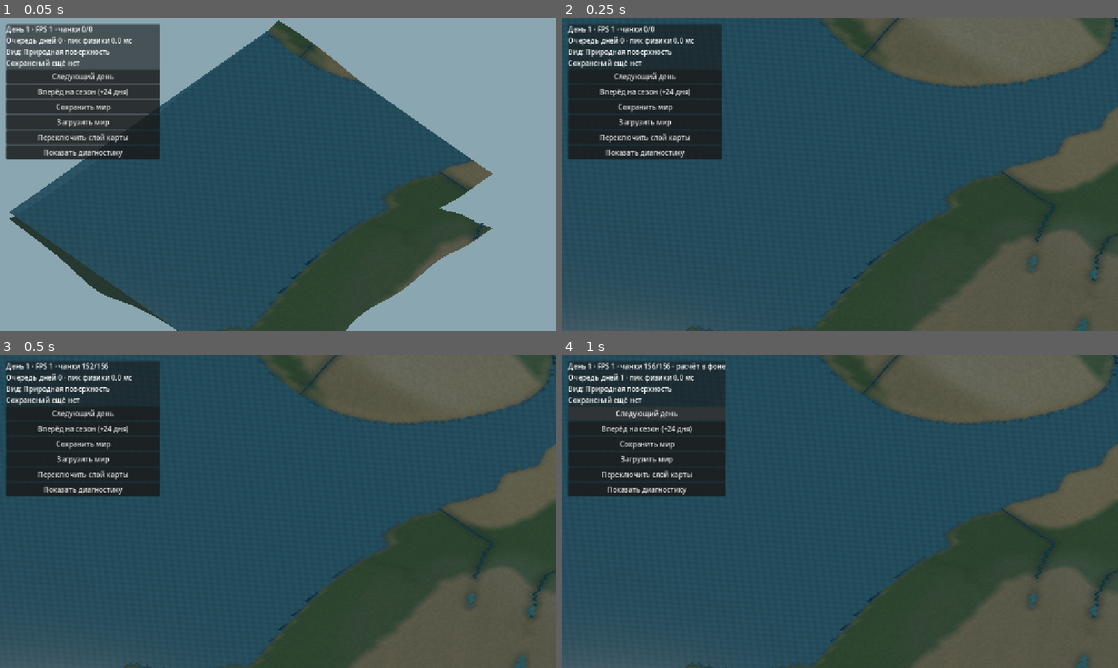
Above: before the commit, frames 1-4 (two rows, left to right).
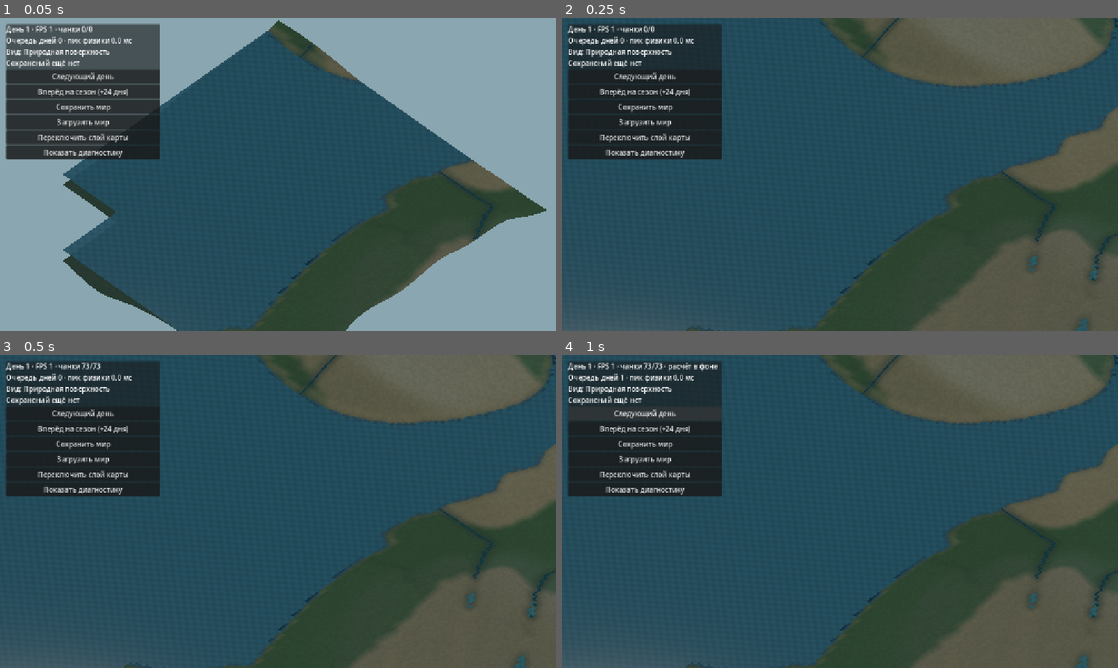
Above: after the commit, the same moments.

Repository: cyrox007/lands-and-ages
Game: Godot game, scene res://scenes/world.tscn
Same seed, same stepped clock (60 frames per second), same inputs: the game is played once before the commit and once after it.
Inputs:
- Up to frame 1 (0.05 s): no input
- Up to frame 2 (0.25 s): no input
- Up to frame 3 (0.5 s): no input
- Up to frame 4 (1 s): click "Следующий день" at 0.5 s

The runs differ from the first frame. In frame 1, 4.2% of the frame differs, in the area x 1-99%, y 49-78%; in frame 2, nothing differs; in frame 3, less than 0.1%; in frame 4, 1.5%.

Commit message:
feat(world): точное отсечение чанков по проекции геометрии камеры

Diff:
--- a/godot/scripts/world.gd
+++ b/godot/scripts/world.gd
@@ -6,6 +6,7 @@
 const WorldMap = preload("res://scripts/world_map.gd")
 const Relief = preload("res://scripts/relief.gd")
 const Chunk = preload("res://scripts/chunk.gd")
+const ChunkVisibility = preload("res://scripts/chunk_visibility.gd")
 const NaturalGroundShader = preload("res://shaders/natural_ground.gdshader")
 const NaturalWaterShader = preload("res://shaders/natural_water.gdshader")
 const Hydrology = preload("res://scripts/hydrology.gd")
@@ -73,6 +74,10 @@
 var _last_chunk_build_us := 0
 var _chunk_rebuilds := 0
 var _chunk_center := Vector2i(-1, -1)
+var _visibility_center := Vector2(-1000000.0, -1000000.0)
+var _chunk_height_bounds := {}
+var _height_bounds_revision := -1
+var _water_bounds_revision := -1
 var _status: Label
 var _summary: Label
 var _debug_details: VBoxContainer
@@ -358,21 +363,96 @@
 	_update_camera()
 	var next_chunk := Vector2i(floori(_center.x / float(_world_model.config.chunk_size)),
 		floori(_center.y / float(_world_model.config.chunk_size)))
-	if next_chunk != _chunk_center:
+	# При точном отсечении новая область может появиться внутри чанка.
+	# Подпуск в расчёте видимости страхует промежутки между обновлениями.
+	if next_chunk != _chunk_center or \
+			_center.distance_squared_to(_visibility_center) >= 1.0:
 		_refresh_visible(false)
+
+
+func _ensure_chunk_bounds_fresh() -> void:
+	var water_revision: int = _hydro.revision if _hydro != null else -1
+	if _height_bounds_revision == _world_model.revision \
+			and _water_bounds_revision == water_revision:
+		return
+	_chunk_height_bounds.clear()
+	_height_bounds_revision = _world_model.revision
+	_water_bounds_revision = water_revision
+
+
+func _chunk_elevation_bounds(coord: Vector2i) -> Vector2:
+	if _chunk_height_bounds.has(coord):
+		return _chunk_height_bounds[coord]
+	var bounds: Rect2i = _world_model.config.chunk_rect(coord)
+	var minimum := INF
+	var maximum := -INF
+	for y in range(bounds.position.y, bounds.end.y + 1):
+		for x in range(bounds.position.x, bounds.end.x + 1):
+			var height: float = _world_model.vertex_at(Vector2i(x, y))
+			minimum = minf(minimum, height)
+			maximum = maxf(maximum, height)
+
+	if _hydro != null:
+		# Русло может перейти в соседнюю клетку, а озеро быть выше дна.
+		# Проверяем и пограничный ряд, чтобы не срезать поверхность воды.
+		for y in range(maxi(0, bounds.position.y - 1),
+				mini(_world_model.config.height, bounds.end.y + 1)):
+			for x in range(maxi(0, bounds.position.x - 1),
+					mini(_world_model.config.width, bounds.end.x + 1)):
+				var index: int = _hydro.cell_index(Vector2i(x, y))
+				if _hydro.has_water(index):
+					var level: float = _hydro.level_at(index)
+					if is_finite(level):
+						minimum = minf(minimum, level)
+						maximum = maxf(maximum, level)
+	var scene_scale: float = _world_model.config.height_scale
+	var elevation := Vector2(minimum * scene_scale - 0.25,
+		maximum * scene_scale + 0.25)
+	_chunk_height_bounds[coord] = elevation
+	return elevation
 
 
 func _refresh_visible(force: bool) -> void:
 	var center_chunk := Vector2i(floori(_center.x / float(_world_model.config.chunk_size)),
 		floori(_center.y / float(_world_model.config.chunk_size)))
 	_chunk_center = center_chunk
+	_visibility_center = _center
+	# Во время фоновой физики высоты читать нельзя: временно используем
+	# консервативный квадрат и уточняем его после синхронизации.
+	var cull := _camera != null and _camera.is_inside_tree() \
+		and _day_task_id < 0
 	var radius := _visible_radius()
+	if cull:
+		_ensure_chunk_bounds_fresh()
+		# Кандидаты покрывают и вершины у предельной высоты физической карты.
+		radius += ceili(2.0 * WorldMap.MAX_HEIGHT * \
+			_world_model.config.height_scale / float(_world_model.config.chunk_size)) + 2
+	var aspect := 16.0 / 9.0
+	var camera_position := Vector3.ZERO
+	var right := Vector3.RIGHT
+	var up := Vector3.UP
+	if cull:
+		var viewport_size: Vector2 = _camera.get_viewport().get_visible_rect().size
+		if viewport_size.y > 0.0:
+			aspect = viewport_size.x / viewport_size.y
+		camera_position = _camera.global_position
+		right = _camera.global_transform.basis.x
+		up = _camera.global_transform.basis.y
+	var chunk_count: Vector2i = _world_model.config.chunk_count()
 	var desired := {}
-	for cy in range(center_chunk.y - radius, center_chunk.y + radius + 1):
-		for cx in range(center_chunk.x - radius, center_chunk.x + radius + 1):
+	for cy in range(maxi(0, center_chunk.y - radius),
+			mini(chunk_count.y, center_chunk.y + radius + 1)):
+		for cx in range(maxi(0, center_chunk.x - radius),
+				mini(chunk_count.x, center_chunk.x + radius + 1)):
 			var coord := Vector2i(cx, cy)
-			if _world_model.config.chunk_rect(coord).has_area():
-				desired[coord] = true
+			var bounds: Rect2i = _world_model.config.chunk_rect(coord)
+			if not bounds.has_area():
+				continue
+			if cull and not ChunkVisibility.intersects(bounds,
+					_chunk_elevation_bounds(coord), camera_position, right, up,
+					_camera.size, aspect):
+				continue
+			desired[coord] = true
 	# Невидимые чанки удаляем, видимые сохраняем до готовности новой сетки.
 	for coord in _active.keys():
 		if not desired.has(coord):
@@ -520,6 +600,9 @@
 		_active[chunk].queue_free()
 	_active.clear()
 	_pending.clear()
+	_chunk_height_bounds.clear()
+	_height_bounds_revision = -1
+	_water_bounds_revision = -1
 	_chunk_center = Vector2i(-1, -1)
 	_refresh_visible(true)
 
